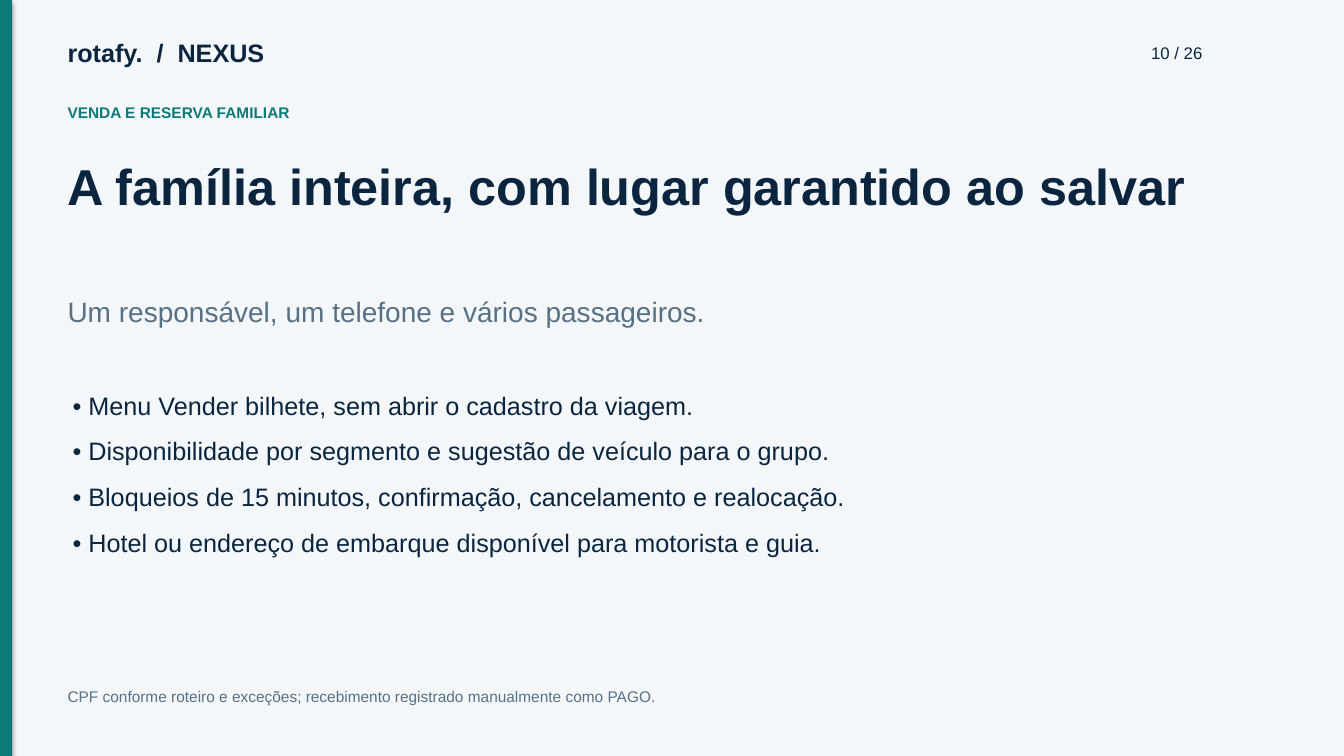
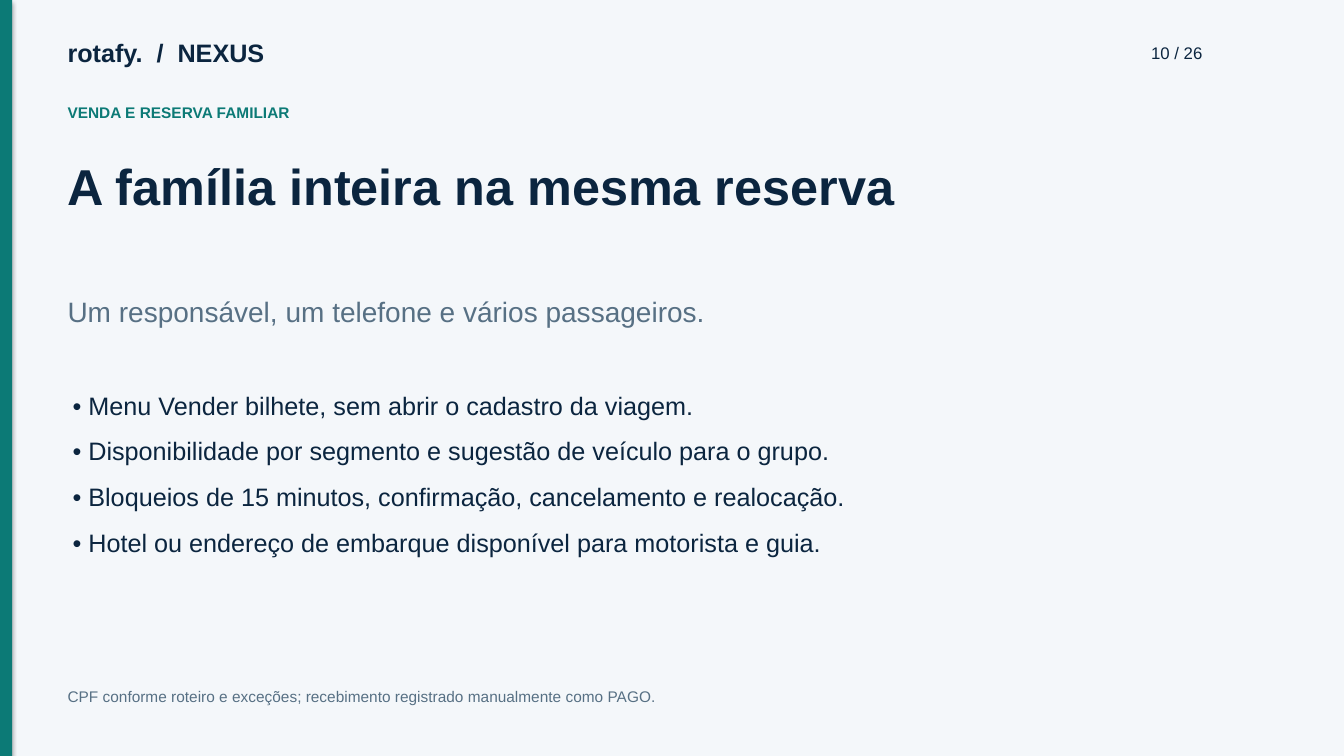
Before and after one commit to cfartes/rotafy, a slide deck: slide 10 of backend/private/documentacao/apresentacao.pptx. Drawn at 1344x756 pixels with LibreOffice and Linux fonts; fonts in the diff are those of the drawing. Boxes give left, top, right and bottom in pixels: in the first picture for what was removed or moved away, otherwise in the second. Text is boxed around its words. In the diff, an @@ line names an element or a change of style, - is before the commit and + after.

```diff
--- a/backend/private/documentacao/apresentacao.pptx
+++ b/backend/private/documentacao/apresentacao.pptx
@@ text at <box>68,168,894,206</box>: text changed @@
-A família inteira, com lugar garantido ao salvar
+A família inteira na mesma reserva
```
Also in this commit, not shown: 2 other slides changed.
